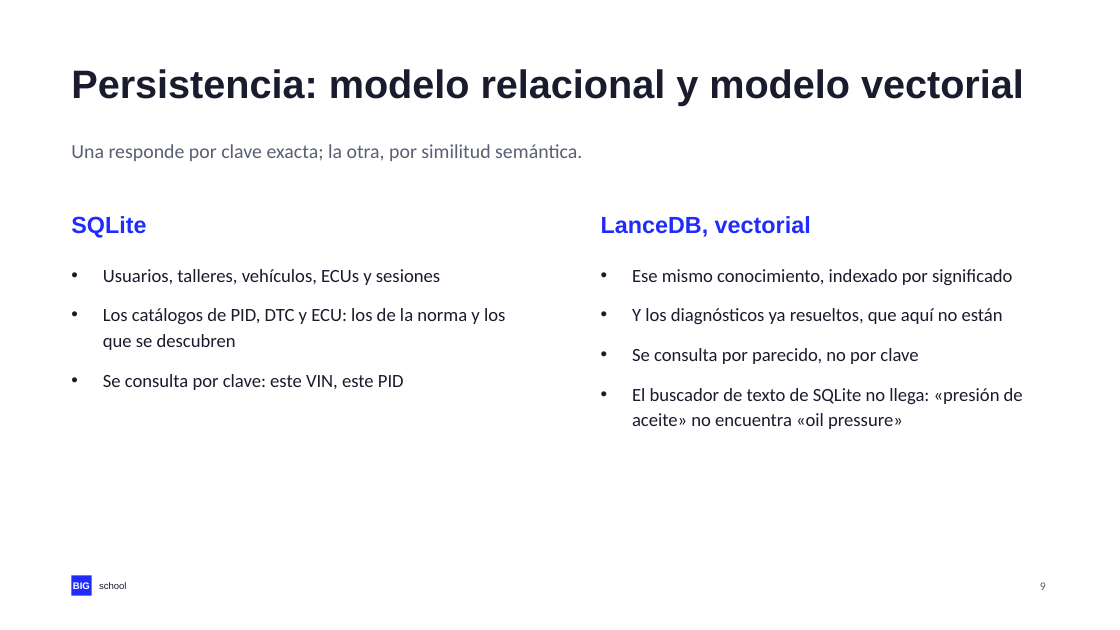
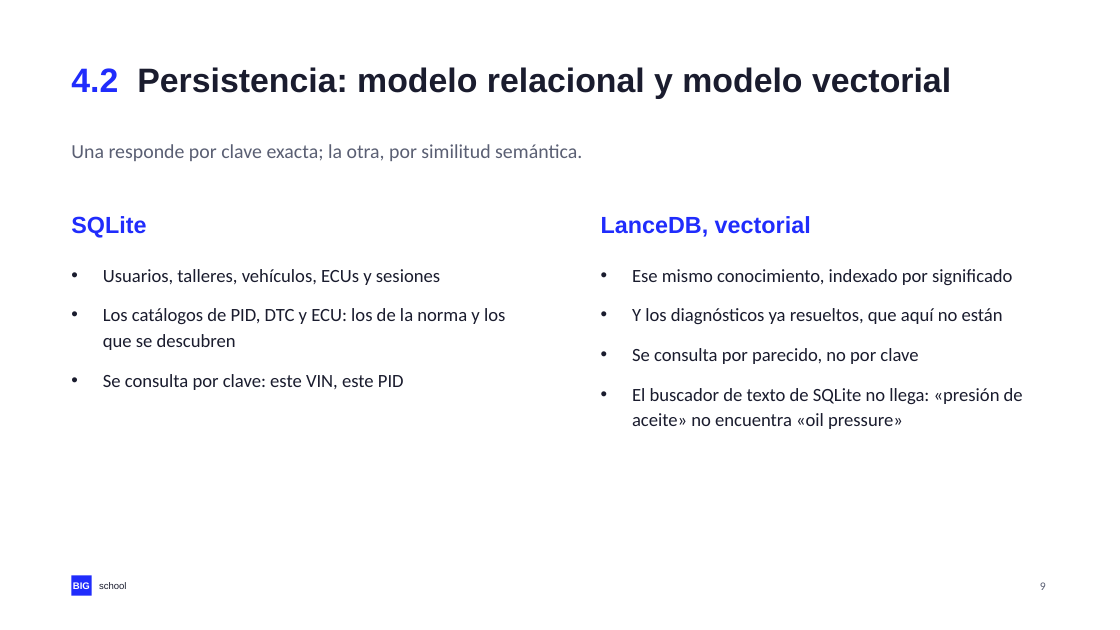
Before and after one commit to NovilloQuinta/intelligent-automotive-diagnostics, a slide deck: slide 9 of docs/presentacion/tfm-intelligent-automotive-diagnostics.pptx. Drawn at 1120x630 pixels with LibreOffice and Linux fonts; fonts in the diff are those of the drawing. Boxes give left, top, right and bottom in pixels: in the first picture for what was removed or moved away, otherwise in the second. Text is boxed around its words. In the diff, an @@ line names an element or a change of style, - is before the commit and + after.

```diff
--- a/docs/presentacion/tfm-intelligent-automotive-diagnostics.pptx
+++ b/docs/presentacion/tfm-intelligent-automotive-diagnostics.pptx
@@ text at box(71, 67, 951, 99): text changed; size 34 to 29 pt @@
-Persistencia: modelo relacional y modelo vectorial
+4.2 Persistencia: modelo relacional y modelo vectorial
```
Also in this commit, not shown: 17 other slides changed, 3 other files.
